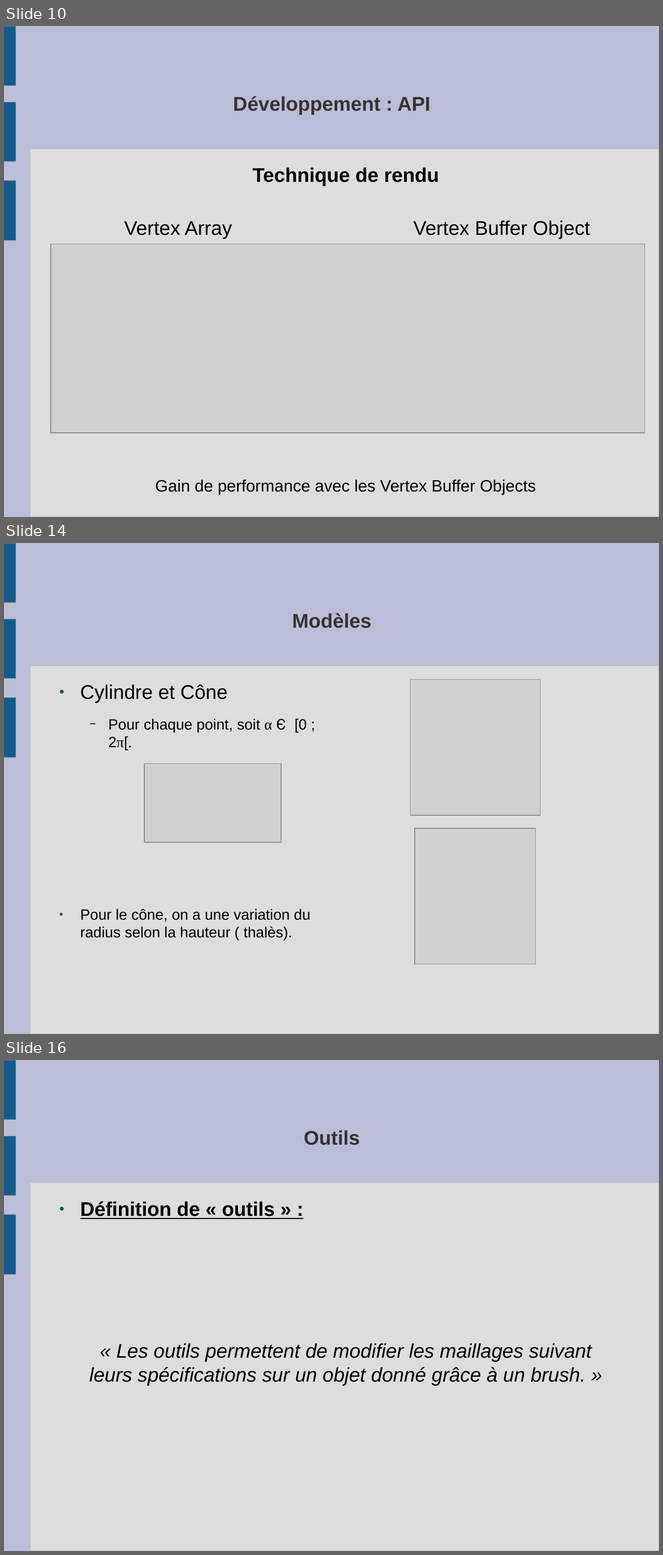
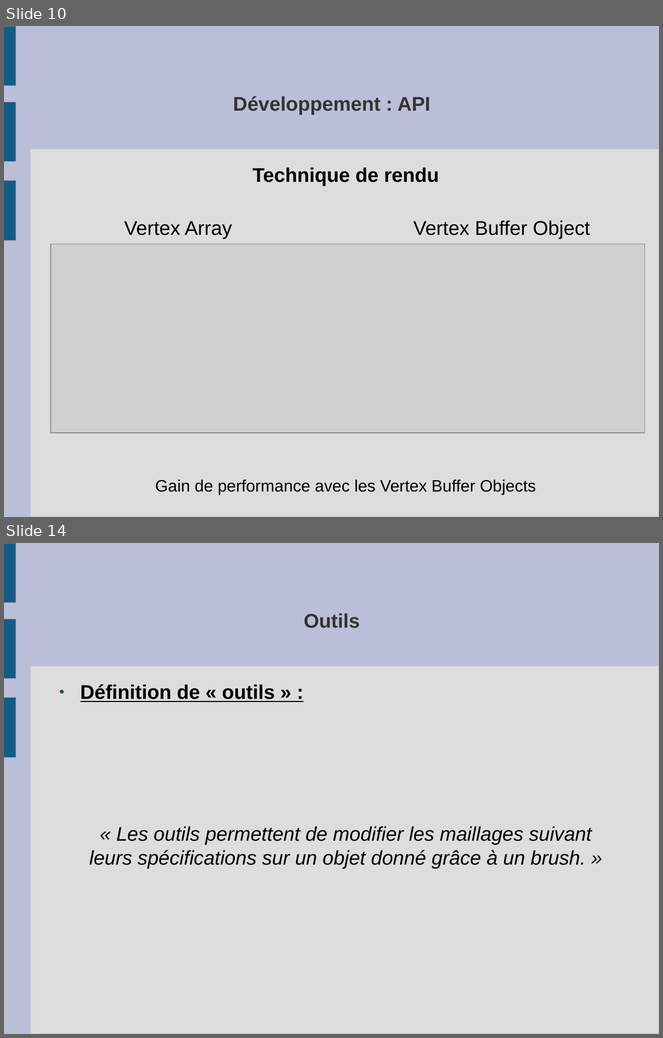
Before and after one commit to slvrgauthier/OpenSculpt, a slide deck: Documentation/Soutenance.odp. Shown one above the other, each under a label of ours: slides 10, 14 and 16 before the commit, slides 10 and 14 after it; the slides between them are not shown. The pictures are 663x1555 and 663x1038 pixels, drawn with LibreOffice and Linux fonts; fonts in the diff are those of the drawing; grey boxes stand for pictures. Boxes give left, top, right and bottom in pixels: in the first picture for what was removed or moved away, otherwise in the second. Text is boxed around its words. In the diff, an @@ line names an element or a change of style, - is before the commit and + after.

```diff
--- a/Documentation/Soutenance.odp
+++ b/Documentation/Soutenance.odp
@@ slide 14 removed at (4, 543, 659, 1034), background #BABED6; not listed: 4 template elements that a slide beside it also shows @@
@@ title removed at (292, 613, 371, 628) @@
-Modèles
@@ picture removed at (410, 680, 540, 816) @@
@@ text removed at (80, 684, 311, 941) @@
-● Cylindre et Cône
-  − Pour chaque point, soit α Є [0 ; 2π[.
-● Pour le cône, on a une variation du radius selon la hauteur ( thalès).
@@ picture removed at (144, 764, 281, 843) @@
@@ picture removed at (415, 828, 536, 965) @@
@@ what was slide 16 is now slide 14 @@
```
Also in this commit, not shown: 6 slides changed, 2 other slides removed, 4 other files.
